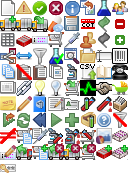
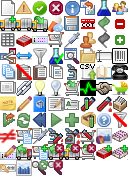
Two versions of the same layered image (128px x 176px). Layer-by-layer changes:
painted on "16x16.png" over [left=0, top=128, right=63, bottom=176]
